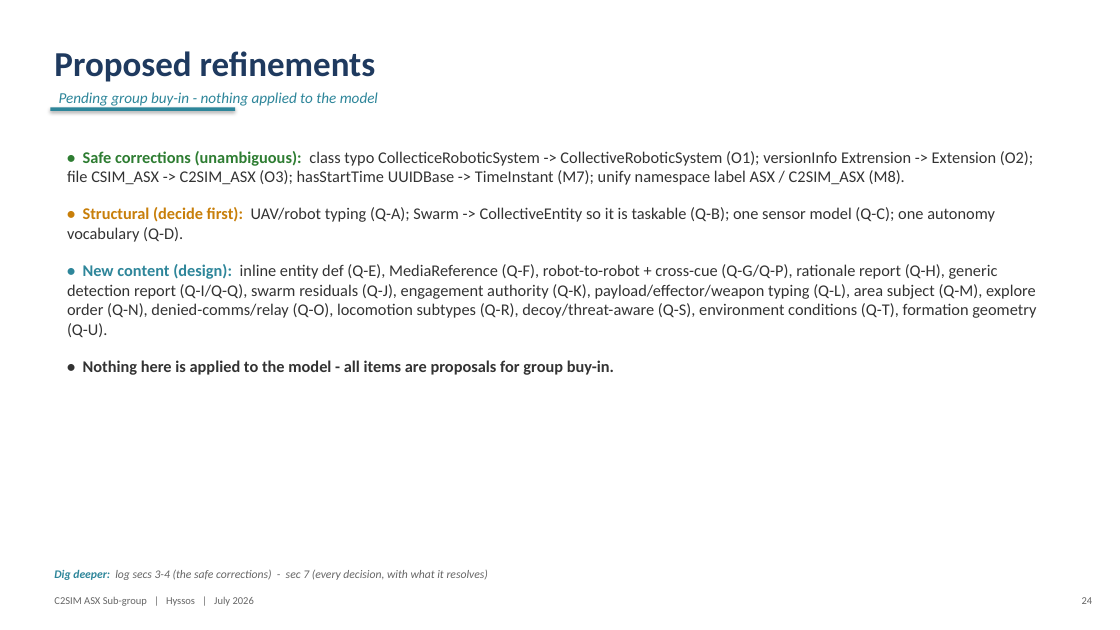
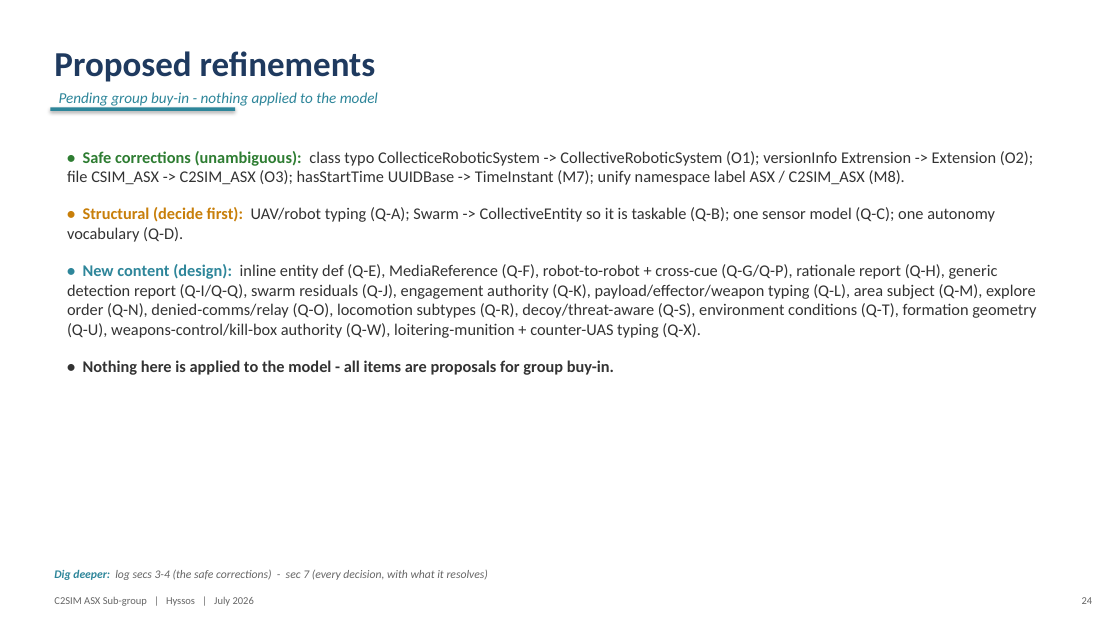
Before and after one commit to hyssostech/C2SIMArtifacts, a slide deck: slide 24 of Subgroups/ASX/InstantiationReview/ASX-Instantiation-Findings.pptx. Drawn at 1120x630 pixels with LibreOffice and Linux fonts; fonts in the diff are those of the drawing. Boxes give left, top, right and bottom in pixels: in the first picture for what was removed or moved away, otherwise in the second. Text is boxed around its words. In the diff, an @@ line names an element or a change of style, - is before the commit and + after.

```diff
--- a/Subgroups/ASX/InstantiationReview/ASX-Instantiation-Findings.pptx
+++ b/Subgroups/ASX/InstantiationReview/ASX-Instantiation-Findings.pptx
@@ text at (67, 264, 1036, 338): text changed @@
-• New content (design): inline entity def (Q-E), MediaReference (Q-F), robot-to-robot + cross-cue (Q-G/Q-P), rationale report (Q-H), generic detection report (Q-I/Q-Q), swarm residuals (Q-J), engagement authority (Q-K), payload/effector/weapon typing (Q-L), area subject (Q-M), explore order (Q-N), denied-comms/relay (Q-O), locomotion subtypes (Q-R), decoy/threat-aware (Q-S), environment conditions (Q-T), formation geometry (Q-U).
+• New content (design): inline entity def (Q-E), MediaReference (Q-F), robot-to-robot + cross-cue (Q-G/Q-P), rationale report (Q-H), generic detection report (Q-I/Q-Q), swarm residuals (Q-J), engagement authority (Q-K), payload/effector/weapon typing (Q-L), area subject (Q-M), explore order (Q-N), denied-comms/relay (Q-O), locomotion subtypes (Q-R), decoy/threat-aware (Q-S), environment conditions (Q-T), formation geometry (Q-U), weapons-control/kill-box authority (Q-W), loitering-munition + counter-UAS typing (Q-X).
```
Also in this commit, not shown: 13 other slides changed, 7 other files.
